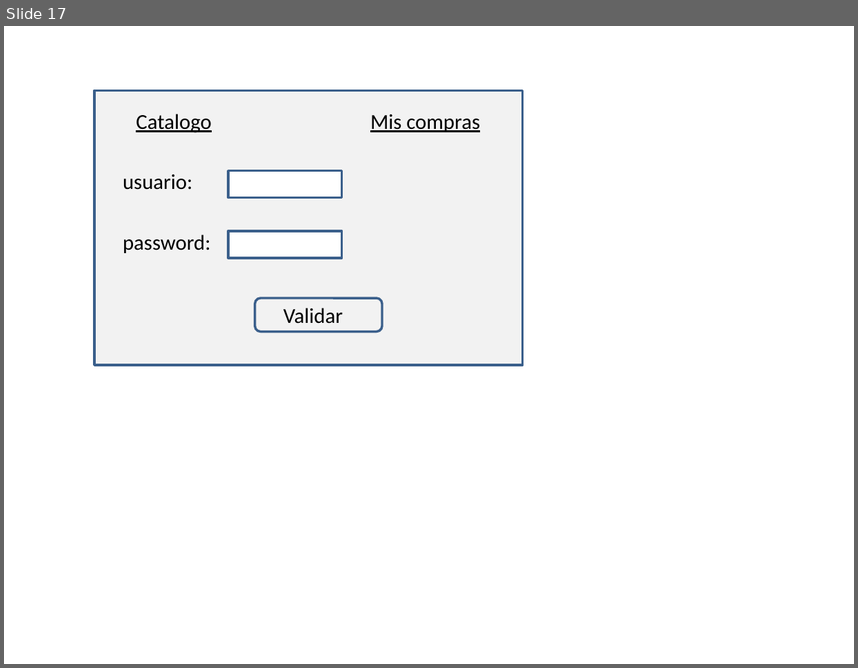
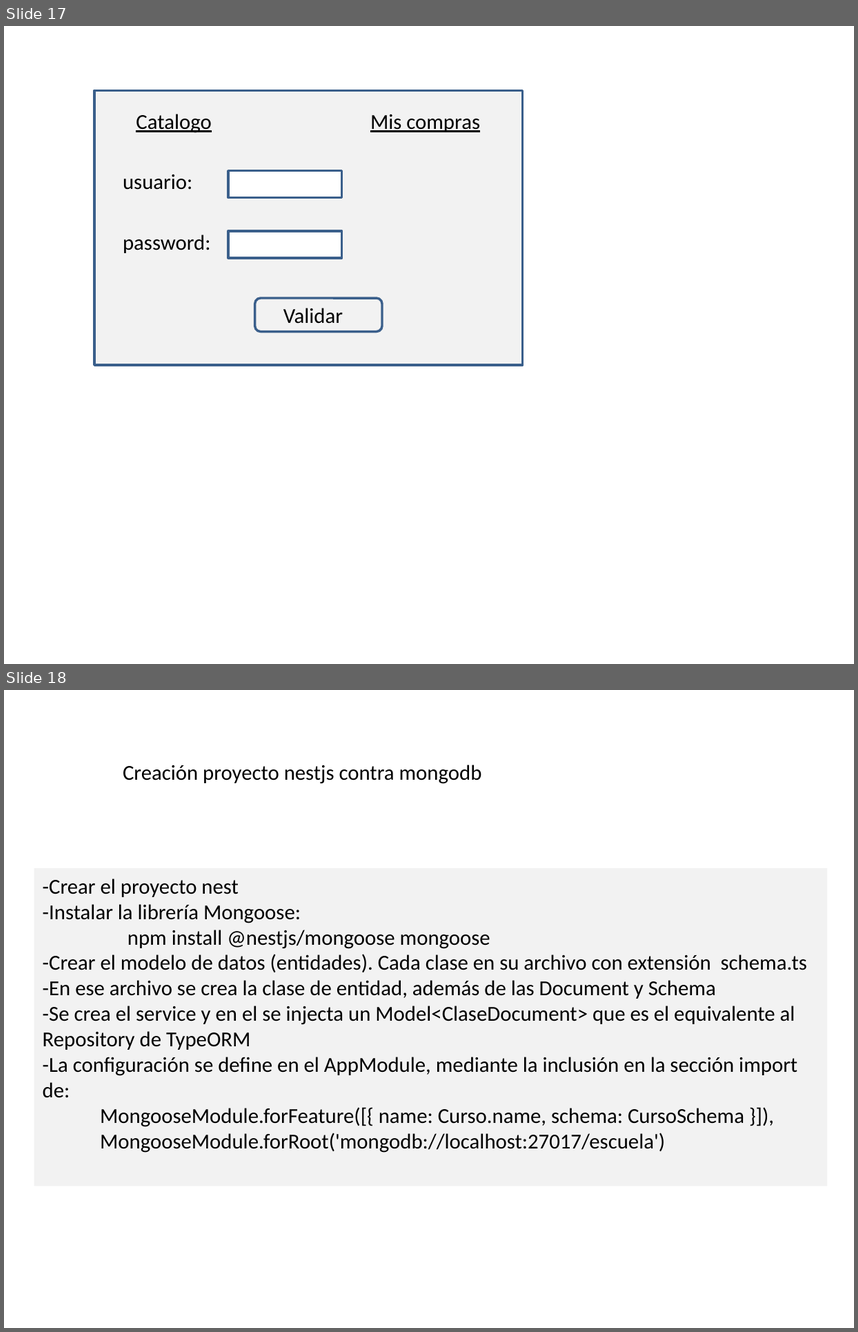
Before and after one commit to amartinsierra/nest2025, a slide deck: pizarra.pptx. Shown one above the other, each under a label of ours: slide 17 before the commit, slides 17 and 18 after it. The pictures are 858x668 and 858x1332 pixels, drawn with LibreOffice and Linux fonts; fonts in the diff are those of the drawing. Boxes give left, top, right and bottom in pixels: in the first picture for what was removed or moved away, otherwise in the second. Text is boxed around its words. In the diff, an @@ line names an element or a change of style, - is before the commit and + after.

```diff
--- a/pizarra.pptx
+++ b/pizarra.pptx
@@ slide 18 added at [4, 690, 854, 1328], background #FFFFFF @@
@@ text added at [123, 765, 482, 784], 18 pt, text #000000 @@
+Creación proyecto nestjs contra mongodb
@@ rectangle added at [34, 869, 827, 1186], fill #F2F2F2, 18 pt, text #000000 @@
+-Crear el proyecto nest
+-Instalar la librería Mongoose:
+npm install @nestjs/mongoose mongoose
+-Crear el modelo de datos (entidades). Cada clase en su archivo con extensión schema.ts
+-En ese archivo se crea la clase de entidad, además de las Document y Schema
+-Se crea el service y en el se injecta un Model<ClaseDocument> que es el equivalente al Repository de TypeORM
+-La configuración se define en el AppModule, mediante la inclusión en la sección import de:
+MongooseModule.forFeature([{ name: Curso.name, schema: CursoSchema }]),
+MongooseModule.forRoot('mongodb://localhost:27017/escuela')
```
Also in this commit, not shown: 16 other files.
